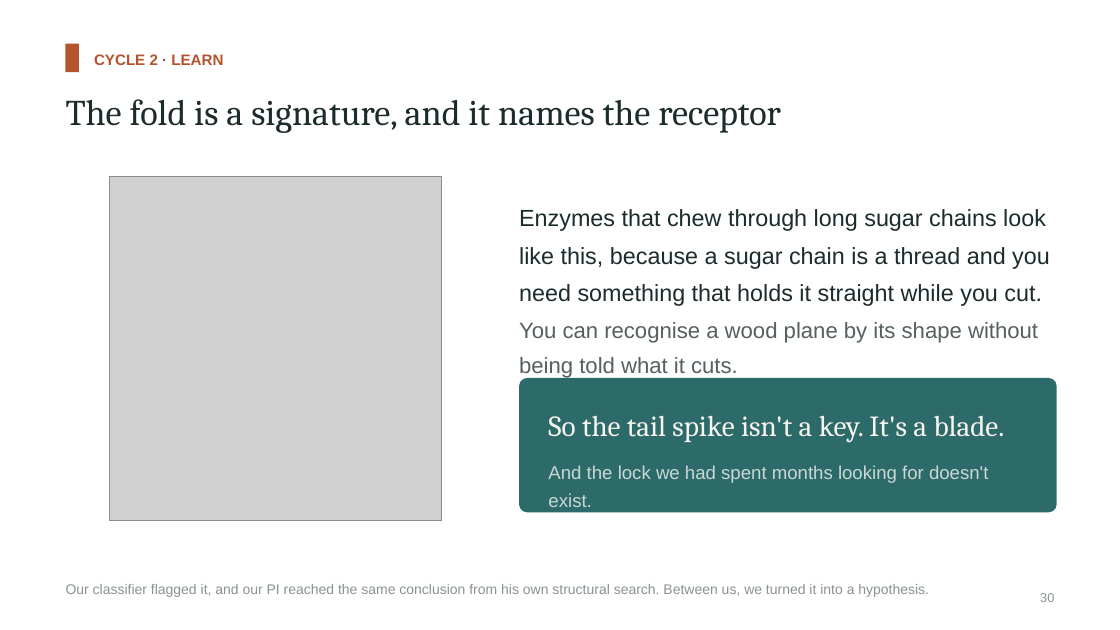
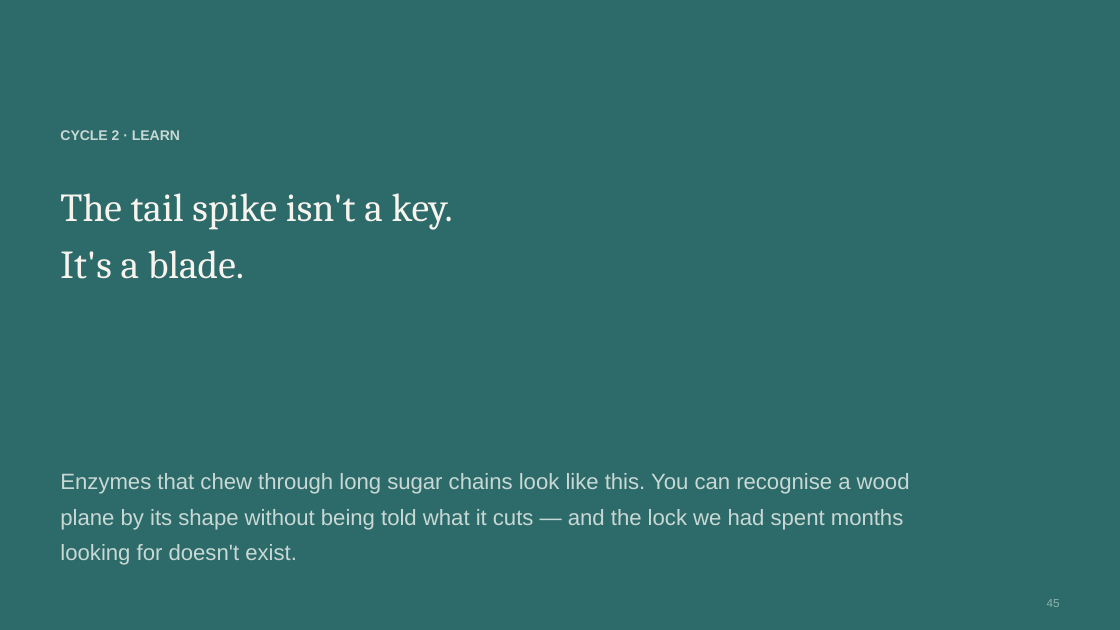
Before and after one commit to A1ex-Ch3n/igem-2026, a slide deck: slide 45 of documents/2026-10-25_presentation_deck.pptx (slide 30 before the commit). Drawn at 1120x630 pixels with LibreOffice and Linux fonts; fonts in the diff are those of the drawing; grey boxes stand for pictures. Boxes give left, top, right and bottom in pixels: in the first picture for what was removed or moved away, otherwise in the second. Text is boxed around its words. In the diff, an @@ line names an element or a change of style, - is before the commit and + after.

```diff
--- a/documents/2026-10-25_presentation_deck.pptx
+++ b/documents/2026-10-25_presentation_deck.pptx
@@ background #FFFFFF to #2D6A6A @@
@@ rectangle removed at (x1=66, y1=44, x2=79, y2=72) @@
@@ text removed at (x1=66, y1=99, x2=781, y2=133) @@
-The fold is a signature, and it names the receptor
@@ text "CYCLE 2 · LEARN" moved from (x1=94, y1=54, x2=223, y2=65) to (x1=60, y1=130, x2=180, y2=140) @@
@@ text "CYCLE 2 · LEARN" at (x1=60, y1=130, x2=180, y2=140): size 13 to 12 pt, text colour #B4542E to #C8D8D4; line spacing 1.25 to 1.3 @@
@@ picture removed at (x1=109, y1=176, x2=442, y2=521) @@
@@ text at (x1=60, y1=193, x2=453, y2=279): text changed; size 25 to 34 pt @@
-So the tail spike isn't a key. It's a blade.
+The tail spike isn't a key.
+It's a blade.
@@ text removed at (x1=519, y1=209, x2=1050, y2=306) @@
-Enzymes that chew through long sugar chains look like this, because a sugar chain is a thread and you need something that holds it straight while you cut.
@@ text removed at (x1=519, y1=322, x2=1038, y2=379) @@
-You can recognise a wood plane by its shape without being told what it cuts.
@@ rounded rectangle removed at (x1=519, y1=378, x2=1057, y2=513) @@
@@ text at (x1=60, y1=473, x2=910, y2=565): text changed; size 16 to 19 pt @@
-And the lock we had spent months looking for doesn't exist.
+Enzymes that chew through long sugar chains look like this. You can recognise a wood plane by its shape without being told what it cuts — and the lock we had spent months looking for doesn't exist.
@@ text removed at (x1=66, y1=584, x2=929, y2=597) @@
-Our classifier flagged it, and our PI reached the same conclusion from his own structural search. Between us, we turned it into a hypothesis.
@@ text removed at (x1=1040, y1=593, x2=1054, y2=602) @@
-30
@@ text added at (x1=1047, y1=599, x2=1060, y2=607), 10 pt, text #8FB3AE @@
+45
```
Also in this commit, not shown: 27 other slides changed, 57 slides added, 28 slides removed, 20 other files.
